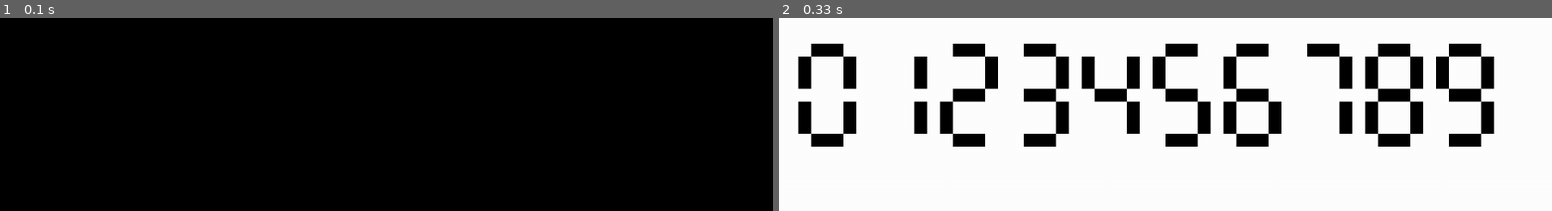
Above: before the commit, frames 1-2 (left to right).
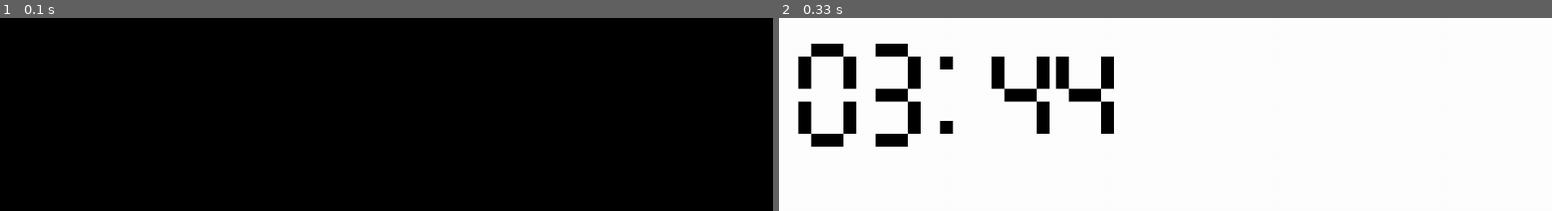
Above: after the commit, the same moments.

Repository: charliehuang09/minecraft
Game: pygame game, started from pygame_draw_digit.py
Same seed, same stepped clock (60 frames per second), same inputs: the game is played once before the commit and once after it.
Inputs:
- Up to frame 1 (0.1 s): no input
- Up to frame 2 (0.33 s): no input

Frame 1 is identical in both runs. In frame 2, 14% of the frame differs, in the area x 12-93%, y 13-67%.

Commit message:
adding hour and minute

Diff:
--- a/pygame_draw_digit.py
+++ b/pygame_draw_digit.py
@@ -1,5 +1,6 @@
 import pygame
 from math import pi
+import datetime
 
 mapping = (
     (0,1,2,4,5,6),
@@ -75,9 +76,31 @@
     barHeight = 20
     startingX = 50
     startingY = 40
+    spacing = 100
 
-    for n in range(10):
-        drawDigit(startingX + n * (barWidth + barHeight * 3) , startingY, n)
+    #for n in range(10):
+    #    drawDigit(startingX + n * (barWidth + barHeight * 3) , startingY, n)
+
+    curTime = datetime.datetime.now()
+    hour = curTime.hour
+    min = curTime.minute
+
+    #print(curTime)
+    #draw hour first digit:
+    drawDigit(startingX, startingY, 0)
+
+    #draw hour second digit:
+    drawDigit(startingX + spacing, startingY, 3)
+    #draw colon:
+
+    pygame.draw.rect(screen, BLACK, [startingX - barHeight + spacing + spacing + 20, startingY + barHeight, 20, 20]) # 6
+    pygame.draw.rect(screen, BLACK, [startingX - barHeight + spacing + spacing + 20, startingY + 100 + barHeight, 20, 20]) # 6
+    #draw minute first digit:
+    drawDigit(startingX + spacing + spacing + spacing, startingY, 4)
+
+    #draw minute second digit:
+    drawDigit(startingX + spacing + spacing + spacing + spacing, startingY, 4)
+
 
     pygame.display.flip()
 
--- /dev/null
+++ b/pyglet_sample.py
@@ -0,0 +1,20 @@
+import pyglet
+
+window = pyglet.window.Window()
+label = pyglet.text.Label('Hello, world!',
+                          font_name='Arial',
+                          font_size=36,
+                          x=window.width // 2,
+                          y=window.height // 2,
+                          anchor_x='center',
+                          anchor_y='center')
+
+
+
+@window.event
+def on_draw():
+    window.clear()
+    label.draw()
+
+
+pyglet.app.run()
--- a/test.py
+++ b/test.py
@@ -1,4 +1,10 @@
 import mcpi.minecraft as minecraft
 import mcpi.block as block
-mc = minecraft.Minecraft.create("mc.fipy.me",4711)
-mc.postToChat("hello never mind")
+import datetime
+#mc = minecraft.Minecraft.create("mc.fipy.me",4711)
+#mc.postToChat("hello never mind")
+
+curTime = datetime.datetime.now()
+
+print(curTime.hour)
+print(curTime.minute)
